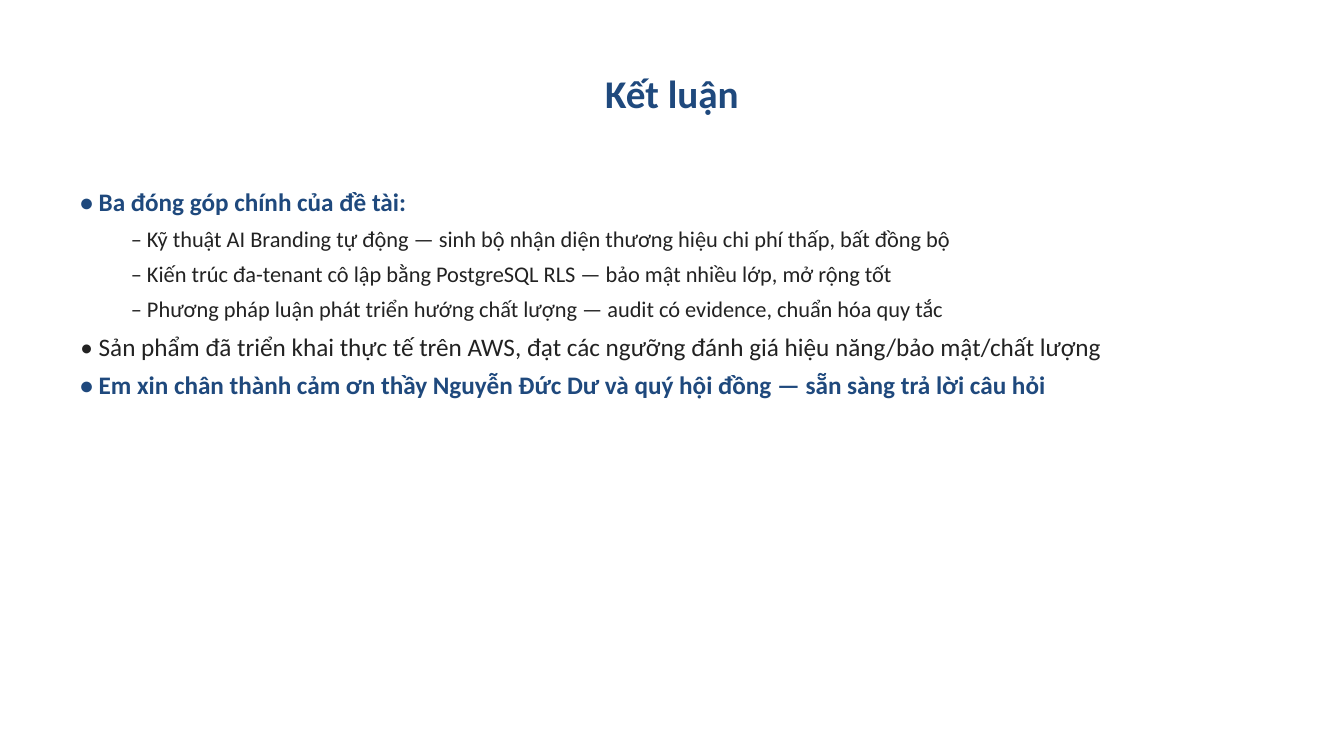
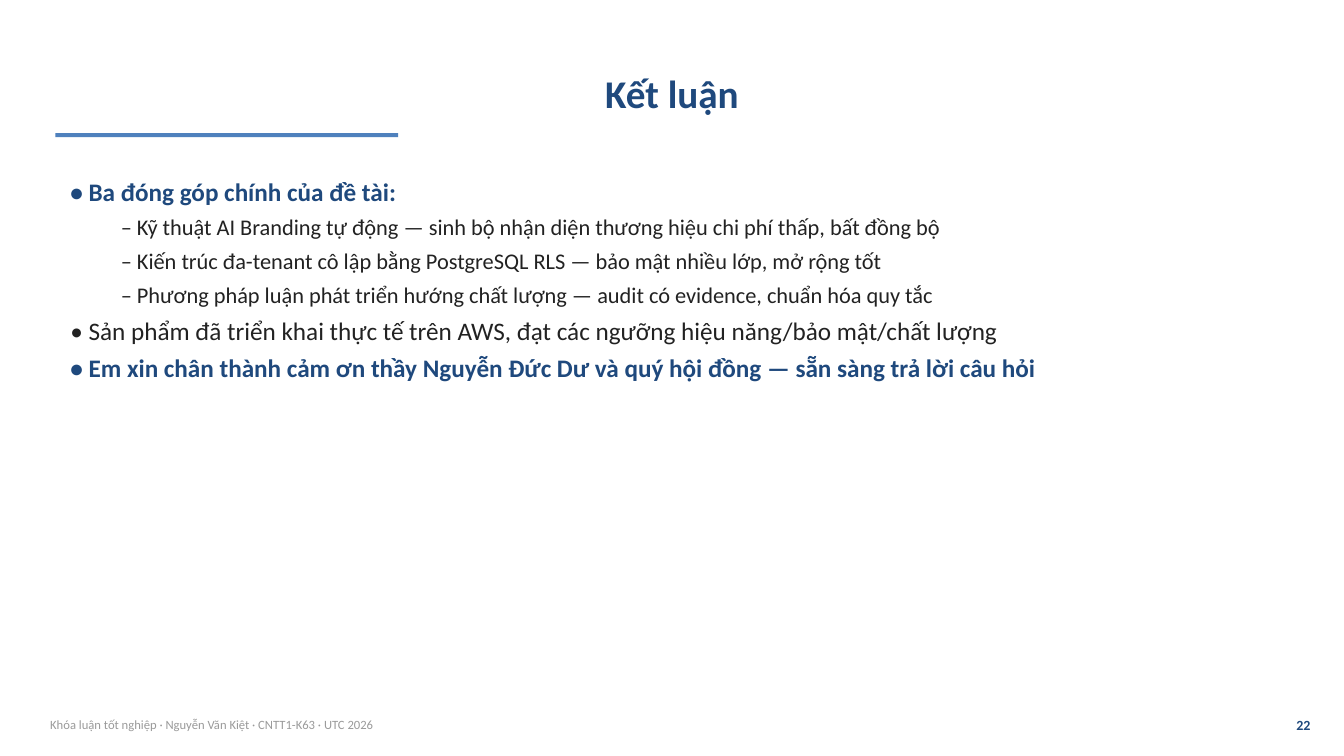
Before and after one commit to VictorAurelius/2026-Kite-Class-Platform, a slide deck: slide 22 of documents/08-thesis/defense/KiteHub-baove-khoaluan-20slide.pptx (slide 20 before the commit). Drawn at 1344x756 pixels with LibreOffice and Linux fonts; fonts in the diff are those of the drawing. Boxes give left, top, right and bottom in pixels: in the first picture for what was removed or moved away, otherwise in the second. Text is boxed around its words. In the diff, an @@ line names an element or a change of style, - is before the commit and + after.

```diff
--- a/documents/08-thesis/defense/KiteHub-baove-khoaluan-20slide.pptx
+++ b/documents/08-thesis/defense/KiteHub-baove-khoaluan-20slide.pptx
@@ rectangle added at [55, 133, 398, 137], fill #4F81BD @@
@@ text "• Ba đóng góp chính ...": place and size @@
-text "• Ba đóng góp chính ..." at [99, 192, 1101, 399]
+text "• Ba đóng góp chính ..." at [89, 182, 1035, 382]
@@ text at [89, 182, 1035, 382]: less space between paragraphs @@
@@ text at [89, 320, 997, 345]: text changed @@
-• Sản phẩm đã triển khai thực tế trên AWS, đạt các ngưỡng đánh giá hiệu năng/bảo mật/chất lượng
+• Sản phẩm đã triển khai thực tế trên AWS, đạt các ngưỡng hiệu năng/bảo mật/chất lượng
@@ text added at [50, 719, 374, 731], 9 pt, text #9A9A9A @@
+Khóa luận tốt nghiệp · Nguyễn Văn Kiệt · CNTT1-K63 · UTC 2026
@@ text added at [1296, 721, 1310, 730], 10 pt, text #1F497D, bold @@
+22
```
Also in this commit, not shown: 13 other slides changed, 12 slides added, 12 slides removed, 22 other files.
